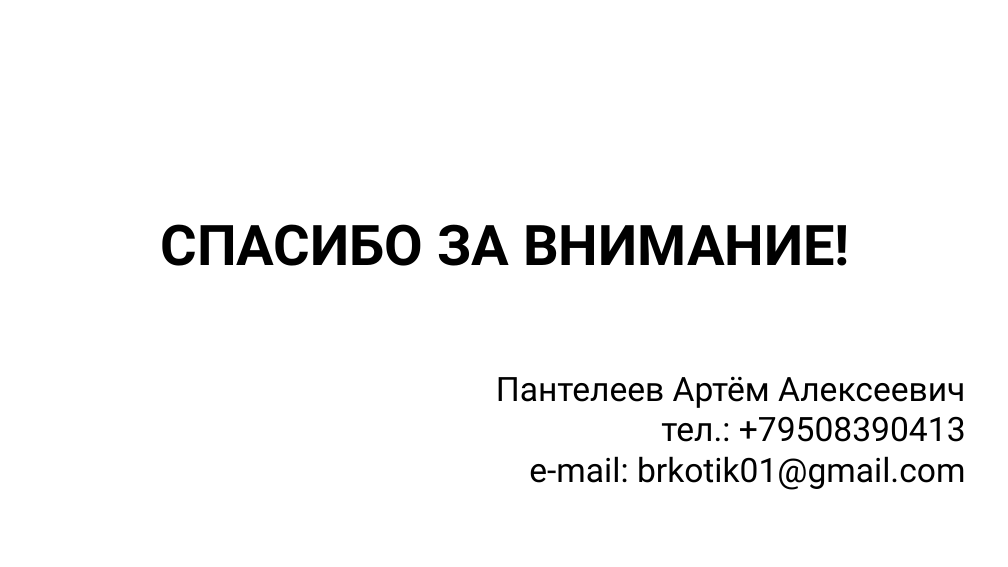
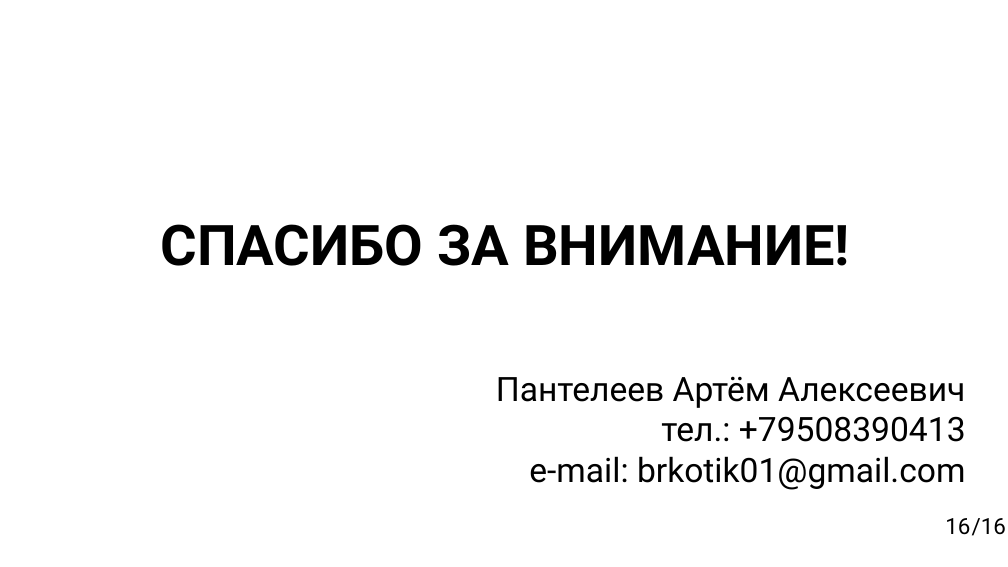
Before and after one commit to BRKot/DiplomGit, a slide deck: slide 16 of Пантелеевы Артём.pptx. Drawn at 1008x567 pixels with LibreOffice and Linux fonts; fonts in the diff are those of the drawing; background and template pictures are left out. Boxes give left, top, right and bottom in pixels: in the first picture for what was removed or moved away, otherwise in the second. Text is boxed around its words. In the diff, an @@ line names an element or a change of style, - is before the commit and + after.

```diff
--- a/Пантелеевы Артём.pptx
+++ b/Пантелеевы Артём.pptx
@@ page number added at <box>945,518,1005,536</box>, 16 pt, text #000000 @@
+16
@@ text added at <box>945,518,1005,536</box>, 16 pt, text #000000 @@
+/16
```
Also in this commit, not shown: 15 other slides changed, 14 other files.
